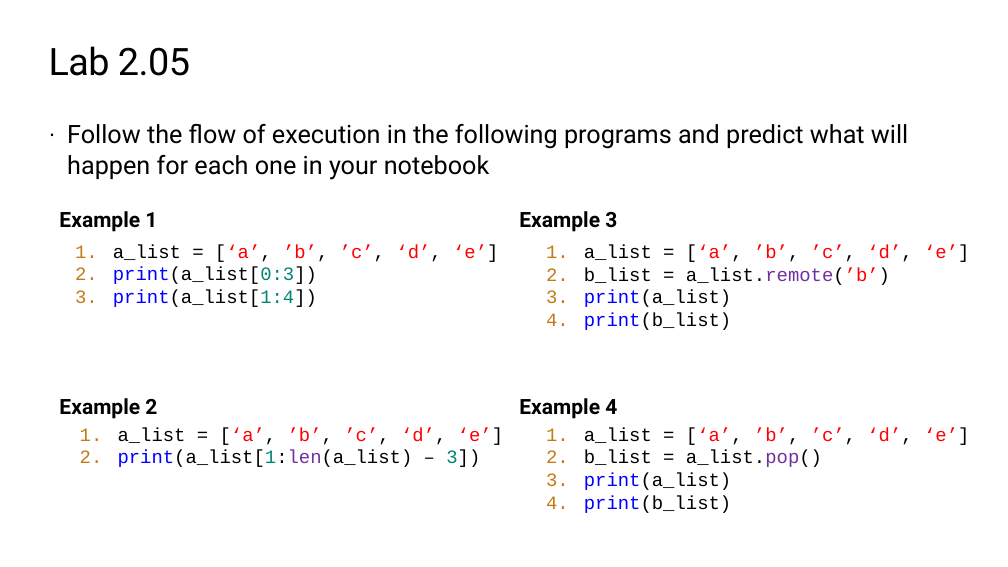
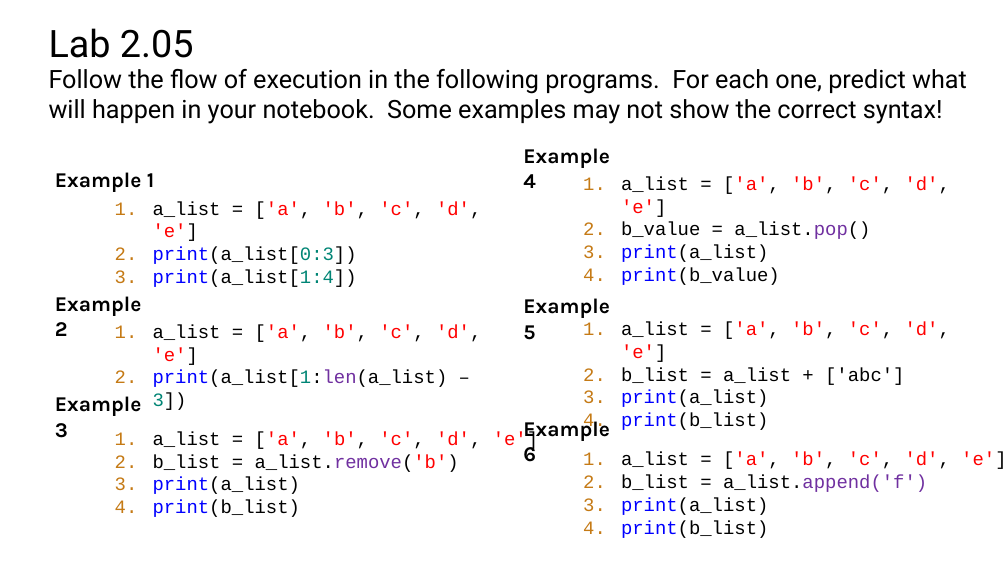
Before and after one commit to TEALSK12/2nd-semester-introduction-to-computer-science, a slide deck: slide 10 of docs/units/2_unit/slidedecks/Intro Python 2.05 TEALS.pptx. Drawn at 1008x567 pixels with LibreOffice and Linux fonts; fonts in the diff are those of the drawing; background and template pictures are left out. Boxes give left, top, right and bottom in pixels: in the first picture for what was removed or moved away, otherwise in the second. Text is boxed around its words. In the diff, an @@ line names an element or a change of style, - is before the commit and + after.

```diff
--- a/docs/units/2_unit/slidedecks/Intro Python 2.05 TEALS.pptx
+++ b/docs/units/2_unit/slidedecks/Intro Python 2.05 TEALS.pptx
@@ title "Lab 2.05": place and size @@
-title "Lab 2.05" at (49, 46, 190, 76)
+title "Lab 2.05" at (49, 28, 194, 58)
@@ title "Lab 2.05" at (49, 28, 194, 58): letter spacing -0.5 to 0 pt @@
@@ text at (49, 69, 967, 124): text changed @@
-· Follow the flow of execution in the following programs and predict what will happen for each one in your notebook
+Follow the flow of execution in the following programs. For each one, predict what will happen in your notebook. Some examples may not show the correct syntax!
@@ font Roboto to Karla in 4 elements at (55, 172, 154, 192), (55, 296, 142, 336), (55, 393, 187, 416), (523, 148, 610, 188) @@
@@ text "Example 4": place and size @@
-text "Example 4" at (519, 398, 617, 419)
+text "Example 4" at (523, 148, 610, 188)
@@ text "Example 1": place and size @@
-text "Example 1" at (59, 211, 157, 232)
+text "Example 1" at (55, 172, 154, 192)
@@ text added at (621, 177, 950, 285), 18 pt, text #000000 @@
+1. a_list = ['a', 'b', 'c', 'd', 'e']
+2. b_value = a_list.pop()
+3. print(a_list)
+4. print(b_value)
@@ text "a_list = ['a', 'b', 'c', ...": place and size @@
-text "a_list = ['a', 'b', 'c', ..." at (75, 245, 498, 307)
+text "a_list = ['a', 'b', 'c', ..." at (115, 201, 481, 287)
@@ text at (153, 201, 481, 241): text changed @@
-1. a_list = [‘a’, ’b’, ’c’, ‘d’, ‘e’]
+1. a_list = ['a', 'b', 'c', 'd', 'e']
@@ text "Example 2": place and size @@
-text "Example 2" at (59, 398, 157, 419)
+text "Example 2" at (55, 296, 142, 336)
@@ text added at (523, 298, 610, 340), 20 pt, text #000000, bold @@
+Example 5
@@ text "a_list = ['a', 'b', 'c', ...": place and size @@
-text "a_list = ['a', 'b', 'c', ..." at (118, 428, 503, 467)
+text "a_list = ['a', 'b', 'c', ..." at (55, 325, 481, 438)
@@ text at (153, 325, 481, 365): text changed @@
-1. a_list = [‘a’, ’b’, ’c’, ‘d’, ‘e’]
+1. a_list = ['a', 'b', 'c', 'd', 'e']
@@ text "a_list = ['a', 'b', 'c', ...": place and size @@
-text "a_list = ['a', 'b', 'c', ..." at (584, 245, 969, 330)
+text "a_list = ['a', 'b', 'c', ..." at (621, 322, 950, 430)
@@ text at (621, 322, 950, 385): text changed @@
-1. a_list = [‘a’, ’b’, ’c’, ‘d’, ‘e’]
-2. b_list = a_list.remote(’b’)
+1. a_list = ['a', 'b', 'c', 'd', 'e']
+2. b_list = a_list + ['abc']
@@ text "Example 3": place and size @@
-text "Example 3" at (519, 211, 617, 232)
+text "Example 3" at (55, 393, 187, 416)
@@ text added at (523, 416, 610, 462), 20 pt, text #000000, bold @@
+Example 6
@@ text added at (153, 432, 538, 517), 18 pt, text #000000 @@
+1. a_list = ['a', 'b', 'c', 'd', 'e']
+2. b_list = a_list.remove('b')
+3. print(a_list)
+4. print(b_list)
@@ text "a_list = ['a', 'b', 'c', ...": place and size @@
-text "a_list = ['a', 'b', 'c', ..." at (584, 428, 969, 513)
+text "a_list = ['a', 'b', 'c', ..." at (621, 452, 1006, 538)
@@ text at (621, 452, 1006, 492): text changed @@
-1. a_list = [‘a’, ’b’, ’c’, ‘d’, ‘e’]
-2. b_list = a_list.pop()
+1. a_list = ['a', 'b', 'c', 'd', 'e']
+2. b_list = a_list.append('f')
```
Also in this commit, not shown: 11 other slides changed, 58 other files.
